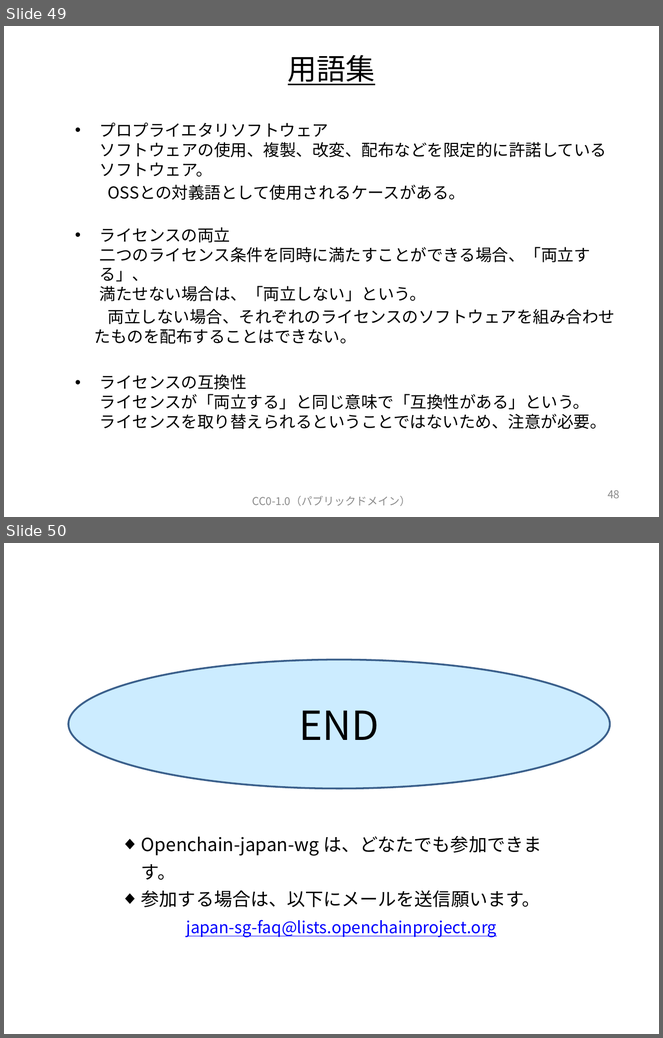
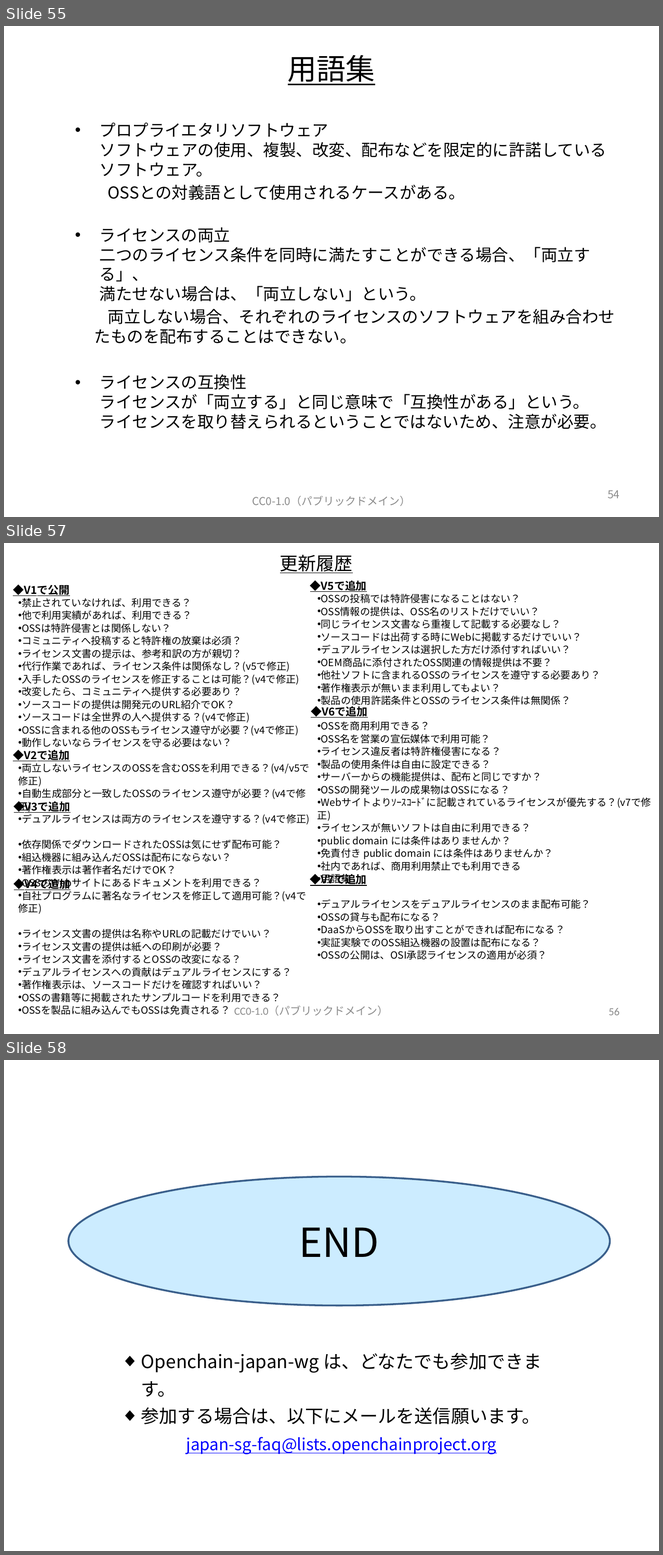
Before and after one commit to OpenChain-Project/OpenChain-JWG, a slide deck: Education_Material/FAQ/OSSライセンス関連でよくある誤解_CC0.pptx. Shown one above the other, each under a label of ours: slides 49 and 50 before the commit, slides 55, 57 and 58 after it; the slides between them are not shown. The pictures are 663x1038 and 663x1555 pixels, drawn with LibreOffice and Linux fonts; fonts in the diff are those of the drawing. Boxes give left, top, right and bottom in pixels: in the first picture for what was removed or moved away, otherwise in the second. Text is boxed around its words. In the diff, an @@ line names an element or a change of style, - is before the commit and + after.

Commit message:
V7を公開します。

```diff
--- a/Education_Material/FAQ/OSSライセンス関連でよくある誤解_CC0.pptx
+++ b/Education_Material/FAQ/OSSライセンス関連でよくある誤解_CC0.pptx
@@ slide 57 added at bbox=[4, 543, 659, 1034], background #FFFFFF @@
@@ title added at bbox=[280, 554, 353, 573], 20 pt, text #000000, underline @@
+更新履歴
@@ text added at bbox=[13, 585, 70, 596], 12 pt, text #000000, bold, underline @@
+◆V1で公開
@@ text added at bbox=[310, 580, 367, 592], 12 pt, text #000000, bold, underline @@
+◆V5で追加
@@ text added at bbox=[22, 598, 310, 990], 11 pt, text #000000 @@
+• 禁止されていなければ、利用できる？
+• 他で利用実績があれば、利用できる？
+• OSSは特許侵害とは関係しない？
+• コミュニティへ投稿すると特許権の放棄は必須？
+• ライセンス文書の提示は、参考和訳の方が親切？
+• 代行作業であれば、ライセンス条件は関係なし？(v5で修正)
+• 入手したOSSのライセンスを修正することは可能？(v4で修正)
+• 改変したら、コミュニティへ提供する必要あり？
+• ソースコードの提供は開発元のURL紹介でOK？
+• ソースコードは全世界の人へ提供する？(v4で修正)
+• OSSに含まれる他のOSSもライセンス遵守が必要？(v4で修正)
+• 動作しないならライセンスを守る必要はない？
+• 両立しないライセンスのOSSを含むOSSを利用できる？(v4/v5で修正)
+• 自動生成部分と一致したOSSのライセンス遵守が必要？(v4で修正)
+• デュアルライセンスは両方のライセンスを遵守する？(v4で修正)
+• 依存関係でダウンロードされたOSSは気にせず配布可能？
+• 組込機器に組み込んだOSSは配布にならない？
+• 著作権表示は著作者名だけでOK？
+• OSSのWebサイトにあるドキュメントを利用できる？
+• 自社プログラムに著名なライセンスを修正して適用可能？(v4で修正)
+• ライセンス文書の提供は名称やURLの記載だけでいい？
+• ライセンス文書の提供は紙への印刷が必要？
+• ライセンス文書を添付するとOSSの改変になる？
+• デュアルライセンスへの貢献はデュアルライセンスにする？
+• 著作権表示は、ソースコードだけを確認すればいい？
+• OSSの書籍等に掲載されたサンプルコードを利用できる？
+• OSSを製品に組み込んでもOSSは免責される？
@@ text added at bbox=[321, 594, 651, 960], 11 pt, text #000000 @@
+• OSSの投稿では特許侵害になることはない？
+• OSS情報の提供は、OSS名のリストだけでいい？
+• 同じライセンス文書なら重複して記載する必要なし？
+• ソースコードは出荷する時にWebに掲載するだけでいい？
+• デュアルライセンスは選択した方だけ添付すればいい？
+• OEM商品に添付されたOSS関連の情報提供は不要？
+• 他社ソフトに含まれるOSSのライセンスを遵守する必要あり？
+• 著作権表示が無いまま利用してもよい？
+• 製品の使用許諾条件とOSSのライセンス条件は無関係？
+• OSSを商用利用できる？
+• OSS名を営業の宣伝媒体で利用可能？
+• ライセンス違反者は特許権侵害になる？
+• 製品の使用条件は自由に設定できる？
+• サーバーからの機能提供は、配布と同じですか？
+• OSSの開発ツールの成果物はOSSになる？
+• Webサイトよりｿｰｽｺｰﾄﾞに記載されているライセンスが優先する？(v7で修正)
+• ライセンスが無いソフトは自由に利用できる？
+• public domain には条件はありませんか？
+• 免責付き public domain には条件はありませんか？
+• 社内であれば、商用利用禁止でも利用できる
+• 用語集
+• デュアルライセンスをデュアルライセンスのまま配布可能？
+• OSSの貸与も配布になる？
+• DaaSからOSSを取り出すことができれば配布になる？
+• 実証実験でのOSS組込機器の設置は配布になる？
+• OSSの公開は、OSI承認ライセンスの適用が必須？
@@ text added at bbox=[311, 705, 367, 718], 12 pt, text #000000, bold, underline @@
+◆V6で追加
@@ text added at bbox=[13, 750, 70, 761], 12 pt, text #000000, bold, underline @@
+◆V2で追加
@@ text added at bbox=[14, 801, 71, 813], 12 pt, text #000000, bold, underline @@
+◆V3で追加
@@ text added at bbox=[14, 877, 71, 891], 12 pt, text #000000, bold, underline @@
+◆V4で追加
@@ text added at bbox=[310, 873, 367, 887], 12 pt, text #000000, bold, underline @@
+◆V7で追加
@@ text added at bbox=[234, 1006, 389, 1016], 12 pt, text #8C8C8C @@
+CC0-1.0（パブリックドメイン）
@@ page number added at bbox=[609, 1008, 620, 1016], 12 pt, text #8C8C8C @@
+56
@@ what was slide 49 is now slide 55 @@
@@ page number at bbox=[608, 490, 620, 499]: text changed @@
-48
+54
@@ what was slide 50 is now slide 58 @@
```
Also in this commit, not shown: 3 slides changed, 7 other slides added.
